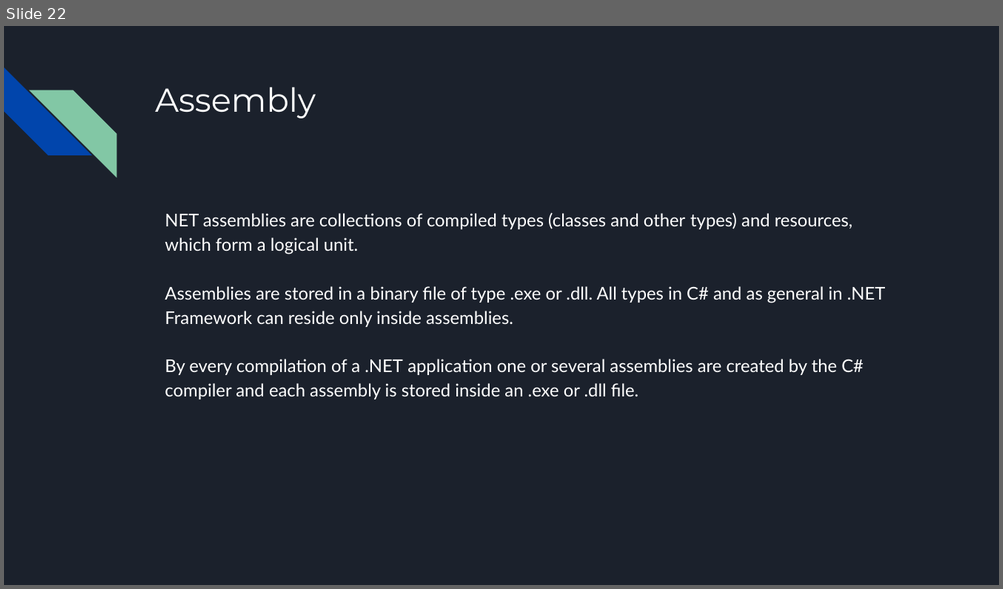
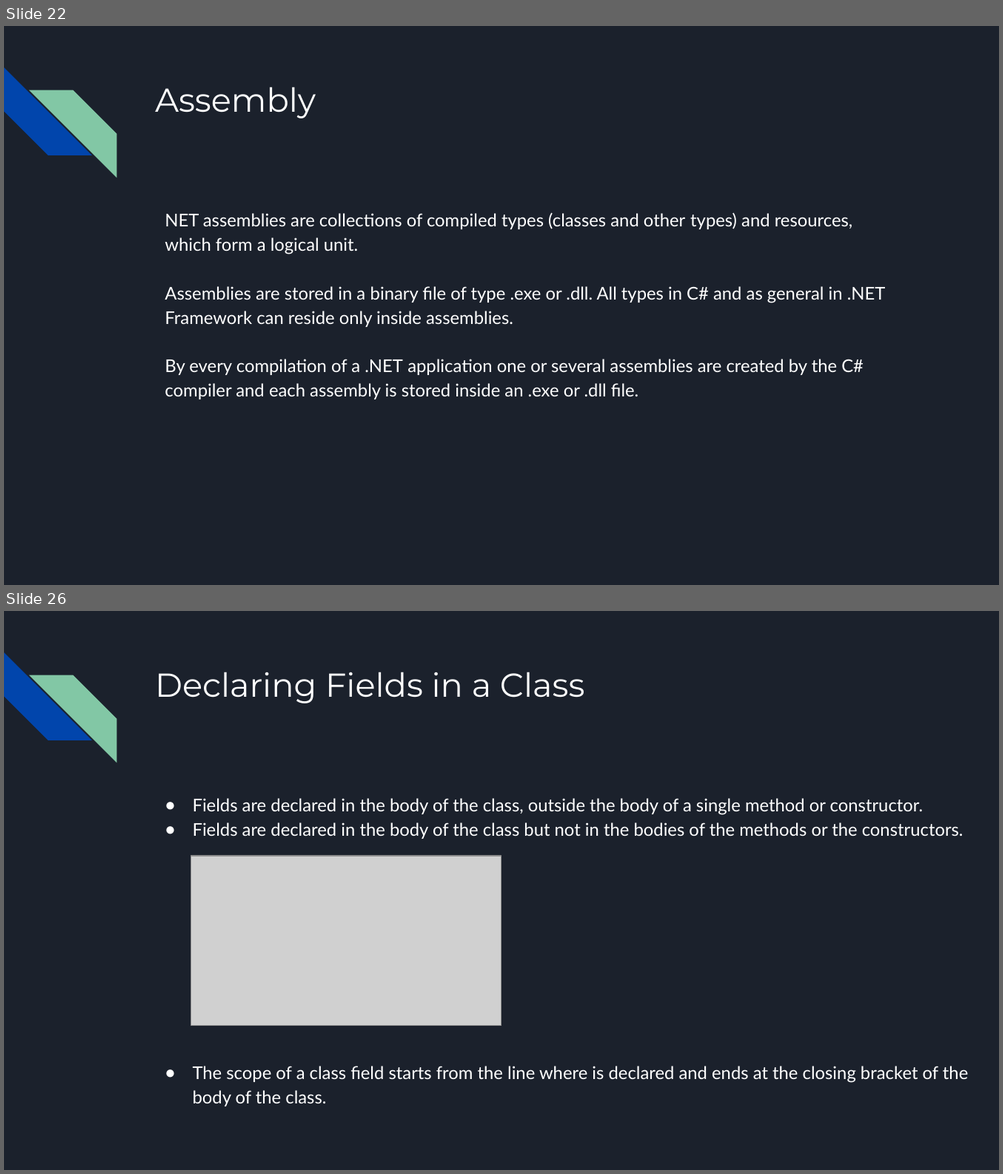
Before and after one commit to bulhard/Principles_Of_Programming, a slide deck: _Presentations/03 Defining classes.pptx. Shown one above the other, each under a label of ours: slide 22 before the commit, slides 22 and 26 after it; the slides between them are not shown. The pictures are 1003x589 and 1003x1174 pixels, drawn with LibreOffice and Linux fonts; fonts in the diff are those of the drawing; grey boxes stand for pictures. Boxes give left, top, right and bottom in pixels: in the first picture for what was removed or moved away, otherwise in the second. Text is boxed around its words. In the diff, an @@ line names an element or a change of style, - is before the commit and + after.

Commit message:
03 Classes

```diff
--- a/_Presentations/03 Defining classes.pptx
+++ b/_Presentations/03 Defining classes.pptx
@@ slide 26 added at (4,611,999,1170), background #1B212C; not listed: 2 template elements that a slide beside it also shows @@
@@ title added at (155,672,585,703), 32 pt, text #FFFFFF @@
+Declaring Fields in a Class
@@ text added at (193,798,967,1107), 17 pt, text #FFFFFF @@
+● Fields are declared in the body of the class, outside the body of a single method or constructor.
+● Fields are declared in the body of the class but not in the bodies of the methods or the constructors.
+● The scope of a class field starts from the line where is declared and ends at the closing bracket of the body of the class.
@@ picture added at (191,856,502,1026) @@
```
Also in this commit, not shown: 42 other slides added, 6 other files.
